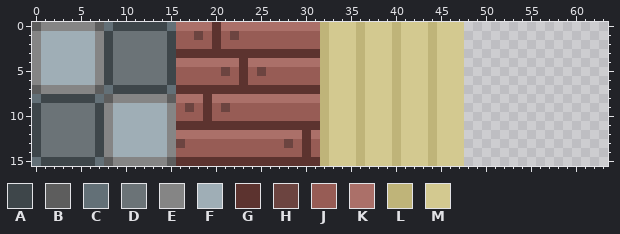
Two states of a pixel-art sprite, data/tileset.png. Above: the version before the commit.
The file is 64x16 pixels. Colours within 5 levels of each other are drawn and written as one.
Palette (. is transparent): A #3e464a  B #5d5d5d  C #637077  D #6b7377  E #858585  F #9faeb6  G #5c332f  H #6c4440  J #975c55  K #ab7069  L #bfb479  M #d3c990
Pixels before, first column x 0:
 0 BEEEEEEBCAAAAAACKKKKGKKKKKKKKKKKLMMMLMMMLMMMLMMM
 1 EFFFFFFEADDDDDDAJJHJGJHJJJJJJJJJLMMMLMMMLMMMLMMM
 2 EFFFFFFEADDDDDDAJJJJGJJJJJJJJJJJLMMMLMMMLMMMLMMM
 3 EFFFFFFEADDDDDDAGGGGGGGGGGGGGGGGLMMMLMMMLMMMLMMM
 4 EFFFFFFEADDDDDDAKKKKKKKGKKKKKKKKLMMMLMMMLMMMLMMM
 5 EFFFFFFEADDDDDDAJJJJJHJGJHJJJJJJLMMMLMMMLMMMLMMM
 6 EFFFFFFEADDDDDDAJJJJJJJGJJJJJJJJLMMMLMMMLMMMLMMM
 7 BEEEEEEBCAAAAAACGGGGGGGGGGGGGGGGLMMMLMMMLMMMLMMM
 8 CAAAAAACBEEEEEEBKKKGKKKKKKKKKKKKLMMMLMMMLMMMLMMM
 9 ADDDDDDAEFFFFFFEJHJGJHJJJJJJJJJJLMMMLMMMLMMMLMMM
10 ADDDDDDAEFFFFFFEJJJGJJJJJJJJJJJJLMMMLMMMLMMMLMMM
11 ADDDDDDAEFFFFFFEGGGGGGGGGGGGGGGGLMMMLMMMLMMMLMMM
12 ADDDDDDAEFFFFFFEKKKKKKKKKKKKKKGKLMMMLMMMLMMMLMMM
13 ADDDDDDAEFFFFFFEHJJJJJJJJJJJHJGJLMMMLMMMLMMMLMMM
14 ADDDDDDAEFFFFFFEJJJJJJJJJJJJJJGJLMMMLMMMLMMMLMMM
15 CAAAAAACBEEEEEEBGGGGGGGGGGGGGGGGLMMMLMMMLMMMLMMM
And afterwards:
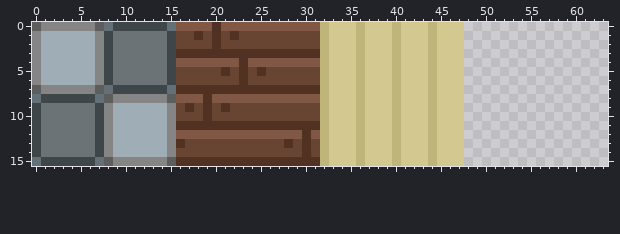
Diff:
Colour G changes from #5c332f to #513122.
Colour J changes from #975c55 to #684433.
Colour K changes from #ab7069 to #805845.
The edit turns colour H into colour G in row 1 at x 18 and 22; in row 5 at x 21 and 25; in row 9 at x 17 and 21; in row 13 at x 16 and 28.
Changed places in both pictures, as pixel boxes (x1, y1, x2, y2):
changed: (176, 22, 320, 166)
